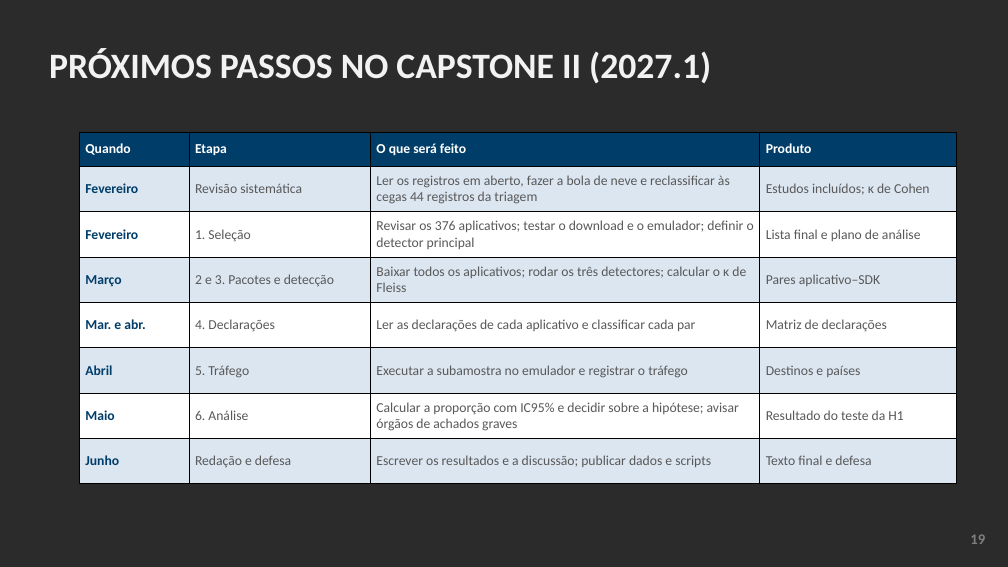
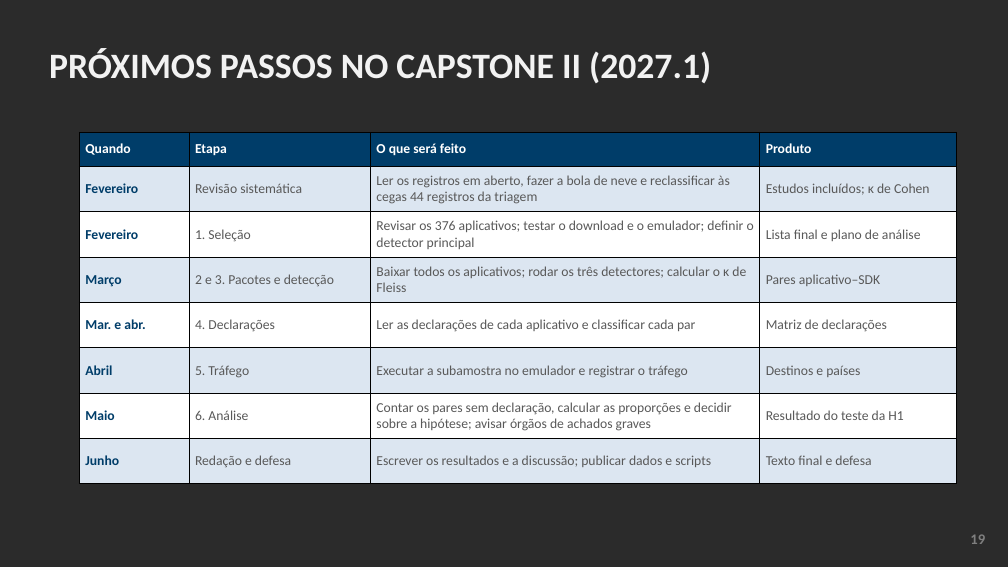
Before and after one commit to ClaudioAMF1/TCC, a slide deck: slide 19 of tcc/apresentacao/apresentacao-defesa-final.pptx. Drawn at 1008x567 pixels with LibreOffice and Linux fonts; fonts in the diff are those of the drawing; background and template pictures are left out; a plain dark background stands for a picture behind light text. Boxes give left, top, right and bottom in pixels: in the first picture for what was removed or moved away, otherwise in the second. Text is boxed around its words. In the diff, an @@ line names an element or a change of style, - is before the commit and + after.

```diff
--- a/tcc/apresentacao/apresentacao-defesa-final.pptx
+++ b/tcc/apresentacao/apresentacao-defesa-final.pptx
@@ table at [79,132,957,484] @@
-row 7, column 3: Calcular a proporção com IC95% e decidir sobre a hipótese; avisar órgãos de achados graves
+row 7, column 3: Contar os pares sem declaração, calcular as proporções e decidir sobre a hipótese; avisar órgãos de achados graves
```
Also in this commit, not shown: 4 other slides changed, 9 other files.
